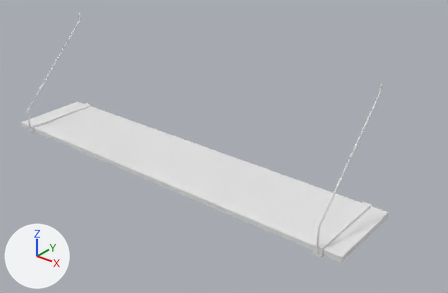
The glTF model assets/models/shelf.glb as it was, and as the next commit left it.
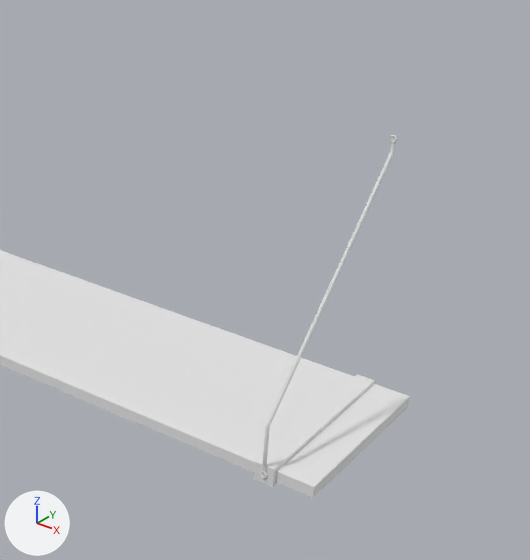
Each version is shown whole from a 50 mm camera at (1.154, -1.225, 0.869) aimed at (0.151, 0.029, 0.092), then close up on the part from 42% to 100% of the width and 6% to 100% of the height. The axes (+X, +Y, +Z) are drawn at lower left. The lights are the same throughout. Where no turn or scale is listed for an object, it has been applied to the vertices. Vertices at the same position are counted once.

Script lines for the objects in view, before the commit:
```python
me_cylinder = bpy.data.meshes.new('Cylinder')
me_cylinder.from_pydata(...)  # 1184 vertices, 2412 faces; spans x -0.625..0.625, y -0.133..0.127, z -0.012..0.348
# faces by material slot: [240, 2096, 32, 44]
me_cylinder.materials.append(mat_nail)  # white #e7e7e7
me_cylinder.materials.append(mat_support)  # white #e7e7e7
me_cylinder.materials.append(mat_shelf)  # white #e7e7e7
me_cylinder.materials.append(mat_brace)  # white #e7e7e7
ob_shelf = bpy.data.objects.new('Shelf', me_cylinder)
ob_shelf.location = (0.0, 0.0, 0.0)
```
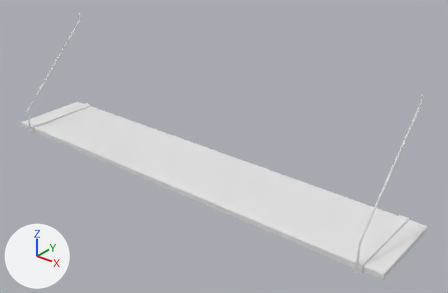
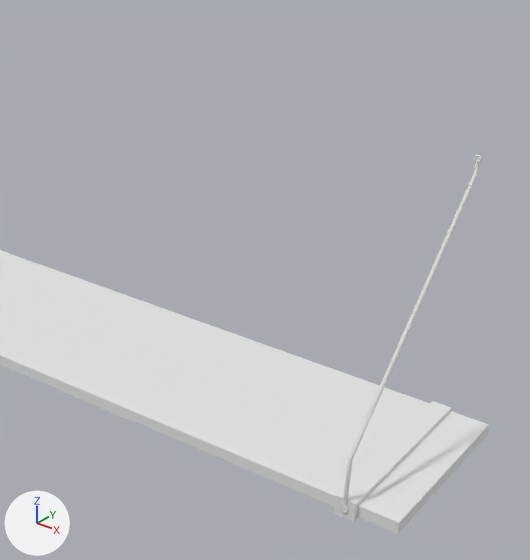
The newer file is also turned or shifted as a whole; pictures and numbers use the older file's frame.

Changed parts and their boxes (x1, y1, x2, y2) in the close-ups (530 x 560 px; the box of a moved part takes in the faces that stretch with it):
```json
{"object": "Shelf", "change": "reshaped", "before": [0, 135, 410, 498], "after": [0, 155, 489, 534]}
{"part": 1, "of": "me_cylinder", "change": "moved or reshaped", "before": [260, 135, 397, 479], "after": [341, 155, 482, 513]}
{"part": 2, "of": "me_cylinder", "change": "moved or reshaped", "before": [254, 355, 410, 498], "after": [256, 355, 489, 534]}
```

The change, as JSON lines over the scene's bpy script:
```json
{"block": "me_cylinder", "where": "# used by ob_shelf; location = (0.0, 0.0, 0.0)"}
{"op": "remove", "block": "me_cylinder", "code": "me_cylinder.from_pydata(...)  # 1184 vertices, 2412 faces; spans x -0.625..0.625, y -0.133..0.127, z -0.012..0.348"}
{"op": "add", "block": "me_cylinder", "code": "me_cylinder.from_pydata(...)  # 1184 vertices, 2412 faces; spans x -0.625..0.73, y -0.133..0.127, z -0.012..0.348"}
{"block": "me_cylinder", "change": "me_cylinder part 1: the loose piece of 508 vertices spanning x 0.558..0.567, y -0.133..0.127, z -0.005..0.348 is moved by (0.105, 0.0, 0.0)"}
{"block": "me_cylinder", "change": "me_cylinder part 2: 20 of the vertices in x 0.55..0.625, y -0.13..0.125, z -0.012..0.012 are moved by (0.105, 0.0, 0.0)"}
```
